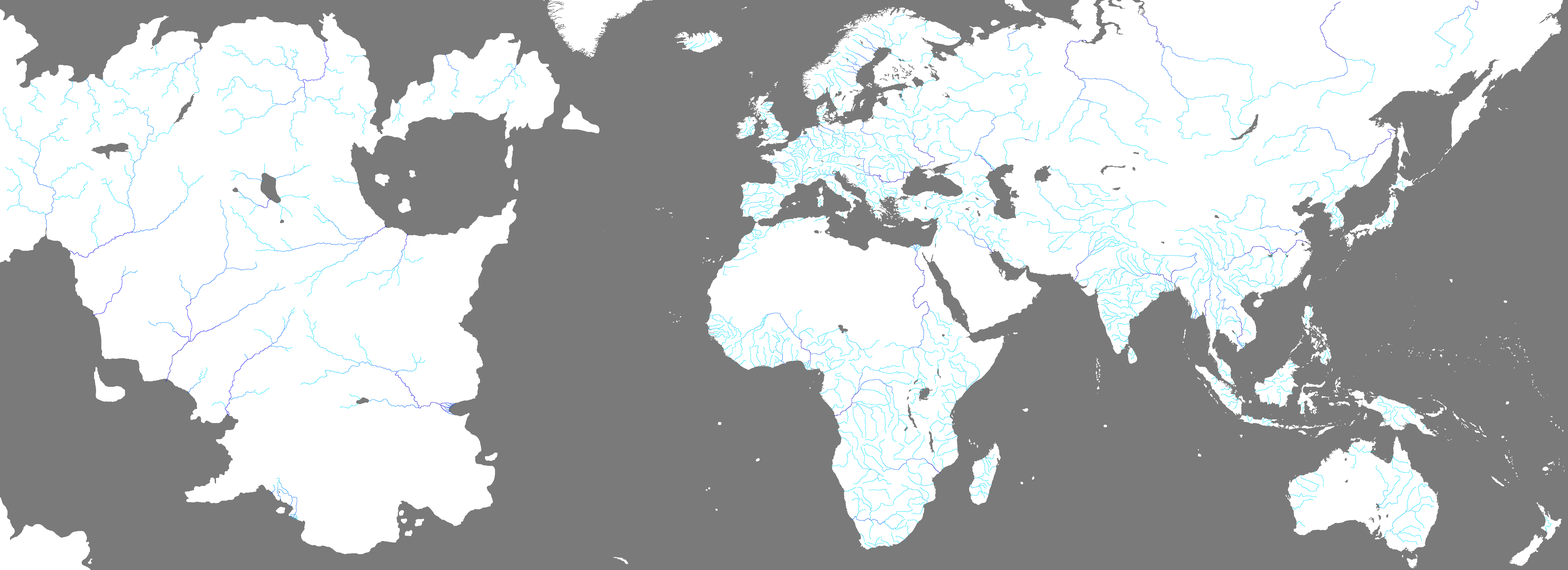
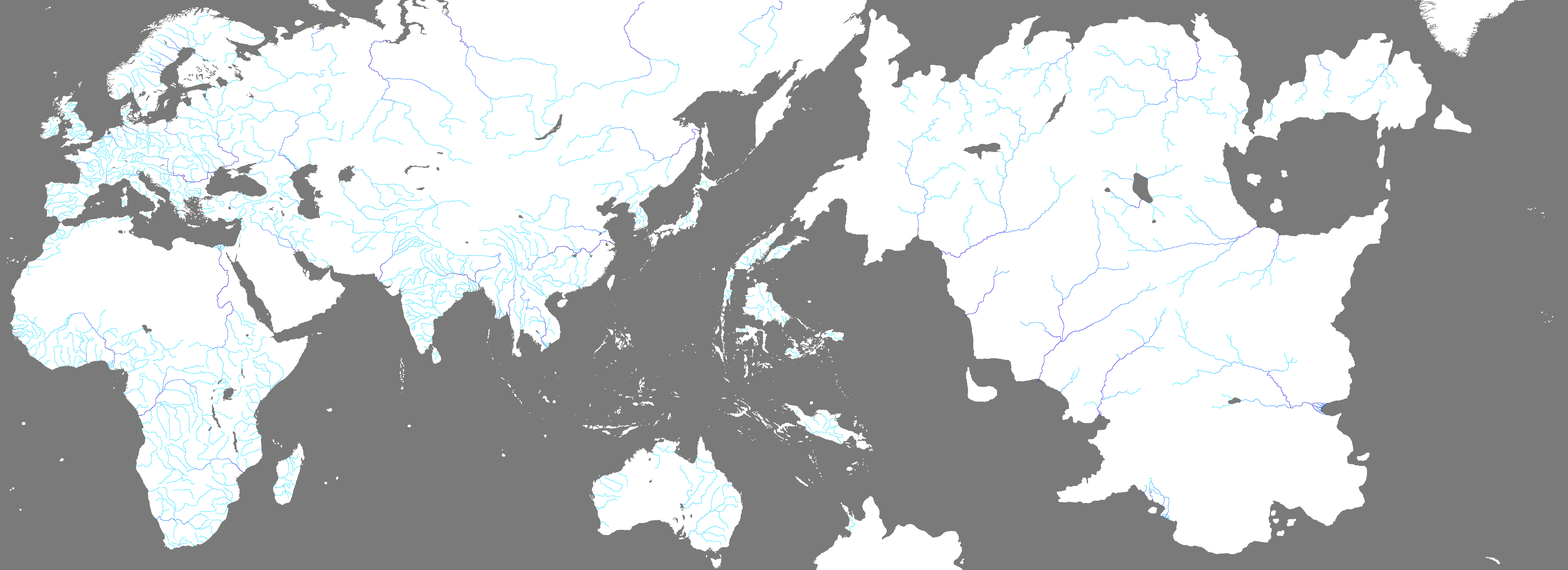
Revision of a layered 1568x570 image; what changed, layer by layer:
removed layer "thilisar_rest" over [130, 40, 526, 152]
removed layer "transinkal" over [504, 50, 600, 191]
removed layer "wilderness" over [5, 93, 195, 229]
removed layer "dargaren" over [3, 78, 149, 153]
removed layer "gultamal" over [230, 163, 311, 224]
removed layer "halethin" over [68, 123, 204, 258]
removed layer "daren" over [224, 158, 457, 311]
removed layer "Pasted Layer" over [300, 308, 522, 444]
painted on "rivers.bmp" over [0, 0, 1565, 570]
